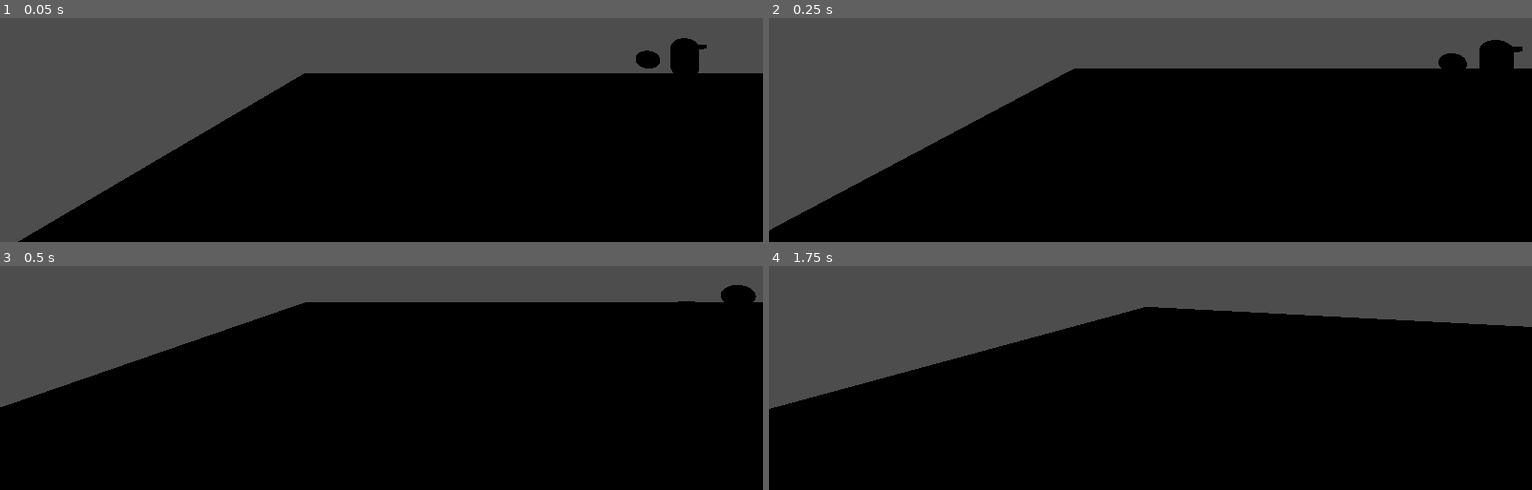
Above: before the commit, frames 1-4 (two rows, left to right).
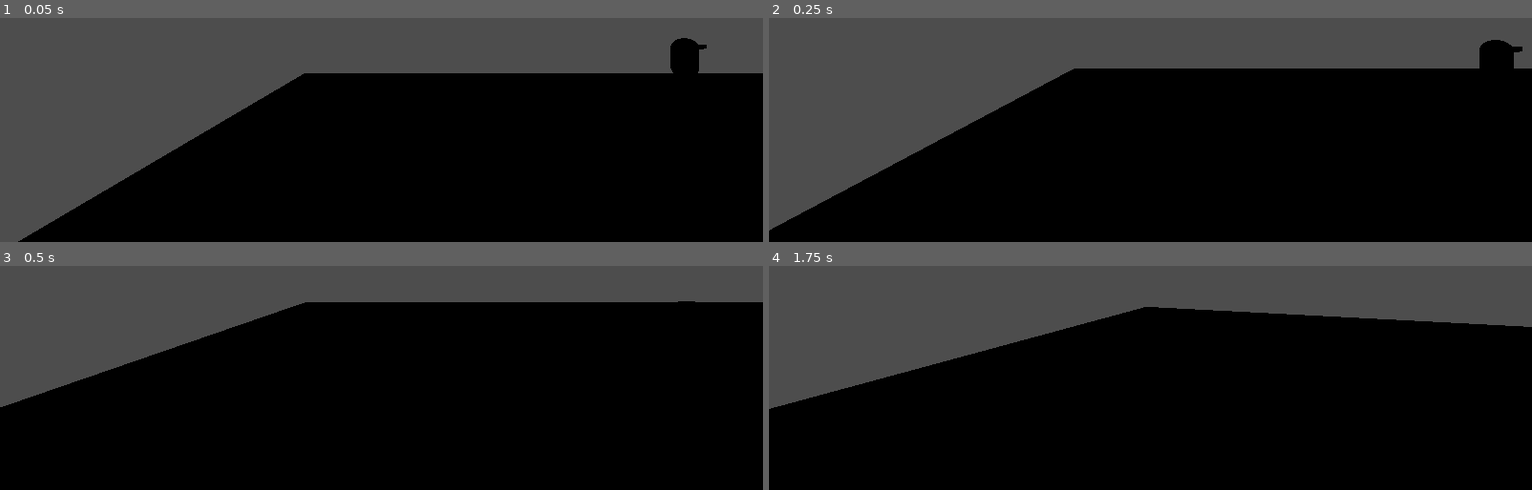
Above: after the commit, the same moments.

Repository: ThePeachyOne/GGJ2025
Game: Godot game, scene res://scenes/rat_test_world.tscn
Same seed, same stepped clock (60 frames per second), same inputs: the game is played once before the commit and once after it. This scene is started directly instead of the project's main scene.
Inputs (mouse positions are in pixels of both pictures, inside the frame that each line leads up to):
- Up to frame 1 (0.05 s): no input
- Up to frame 2 (0.25 s): no input
- Up to frame 3 (0.5 s): no input
- Up to frame 4 (1.75 s): tap Enter at 0.5 s; move the mouse to (1188, 274) at 0.52 s; hold 1 (Select_Number) 0.53-1.28 s; hold W (Walk_Forward) from 0.53 s (still down); tap Space (Jump) at 0.77, 1.52 s; move the mouse to (1112, 277) at 1.27 s; tap Q at 1.35 s

The runs differ from the first frame. In frame 1, 0.2% of the frame differs, in the area x 83-87%, y 14-23%; in frame 2, 0.2%; in frame 3, 0.3%, in the area x 94-100%, y 8-17%; in frame 4, nothing differs.

Commit message:
Lil fix
forgot to save everything last push

Diff:
--- a/bubblequest/scenes/running_guy.tscn
+++ b/bubblequest/scenes/running_guy.tscn
@@ -15,8 +15,6 @@
 material = SubResource("StandardMaterial3D_qanbc")
 size = Vector3(0.2, 0.2, 0.2)
 
-[sub_resource type="SphereMesh" id="SphereMesh_kauqn"]
-
 [sub_resource type="CapsuleShape3D" id="CapsuleShape3D_imuyl"]
 
 [node name="running_guy_root" type="CharacterBody3D"]
@@ -30,9 +28,8 @@
 mesh = SubResource("BoxMesh_1jar1")
 skeleton = NodePath("../..")
 
-[node name="follow_point" type="MeshInstance3D" parent="MeshInstance3D"]
+[node name="follow_point" type="Node3D" parent="MeshInstance3D"]
 transform = Transform3D(1, 0, 0, 0, 1, 0, 0, 0, 1, 0, -0.240455, 1.43602)
-mesh = SubResource("SphereMesh_kauqn")
 
 [node name="NavigationAgent3D" type="NavigationAgent3D" parent="."]
 avoidance_enabled = true
Not shown: 1 places in bubblequest/scenes/running_guy.tscn that only renumber resources
